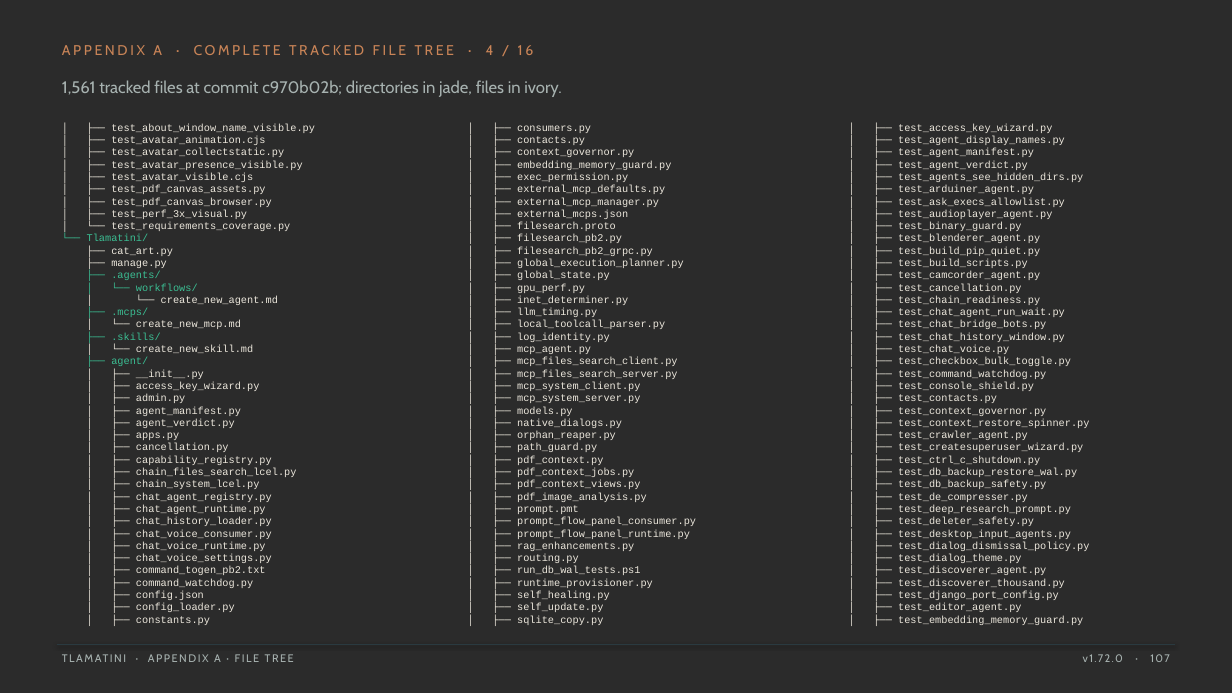
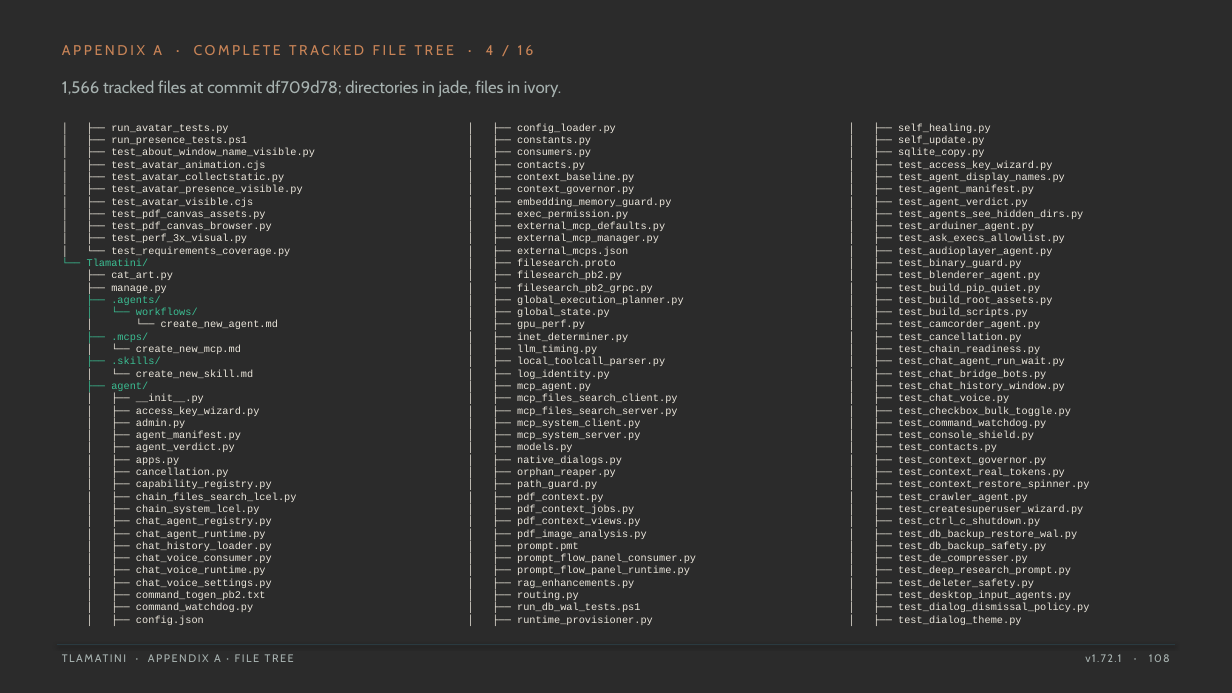
Before and after one commit to XAIHT/Tlamatini, a slide deck: slide 108 of Tlamatini_eXtended_Artificial_Intelligence_Humanly_Tempered.pptx (slide 107 before the commit). Drawn at 1232x693 pixels with LibreOffice and Linux fonts; fonts in the diff are those of the drawing; background and template pictures are left out; a plain dark background stands for a picture behind light text. Boxes give left, top, right and bottom in pixels: in the first picture for what was removed or moved away, otherwise in the second. Text is boxed around its words. In the diff, an @@ line names an element or a change of style, - is before the commit and + after.

```diff
--- a/Tlamatini_eXtended_Artificial_Intelligence_Humanly_Tempered.pptx
+++ b/Tlamatini_eXtended_Artificial_Intelligence_Humanly_Tempered.pptx
@@ text at <box>62,80,561,97</box>: text changed @@
-1,561 tracked files at commit c970b02b; directories in jade, files in ivory.
+1,566 tracked files at commit df709d78; directories in jade, files in ivory.
@@ text at <box>111,124,247,145</box>: paragraphs added @@
+│ ├── run_avatar_tests.py
+│ ├── run_presence_tests.ps1
@@ text at <box>517,124,616,145</box>: paragraphs added @@
+│ ├── config_loader.py
+│ ├── constants.py
@@ text at <box>898,124,991,157</box>: paragraphs added @@
+│ ├── self_healing.py
+│ ├── self_update.py
+│ ├── sqlite_copy.py
@@ text at <box>517,173,634,182</box>: paragraph added @@
+│ ├── context_baseline.py
@@ text at <box>898,296,1052,305</box>: paragraph added @@
+│ ├── test_build_root_assets.py
@@ text at <box>898,468,1065,477</box>: paragraph added @@
+│ ├── test_context_real_tokens.py
@@ text at <box>898,566,1083,625</box>: paragraphs removed @@
-│ ├── test_discoverer_agent.py
-│ ├── test_discoverer_thousand.py
-│ ├── test_django_port_config.py
-│ ├── test_editor_agent.py
-│ ├── test_embedding_memory_guard.py
@@ text at <box>517,591,610,625</box>: paragraphs removed @@
-│ ├── self_healing.py
-│ ├── self_update.py
-│ ├── sqlite_copy.py
@@ text at <box>136,603,235,625</box>: paragraphs removed @@
-│ ├── config_loader.py
-│ ├── constants.py
@@ text at <box>1085,654,1170,662</box>: text changed @@
-v1.72.0 · 107
+v1.72.1 · 108
```
Also in this commit, not shown: 119 other slides changed, 1 slide added, 16 other files.
